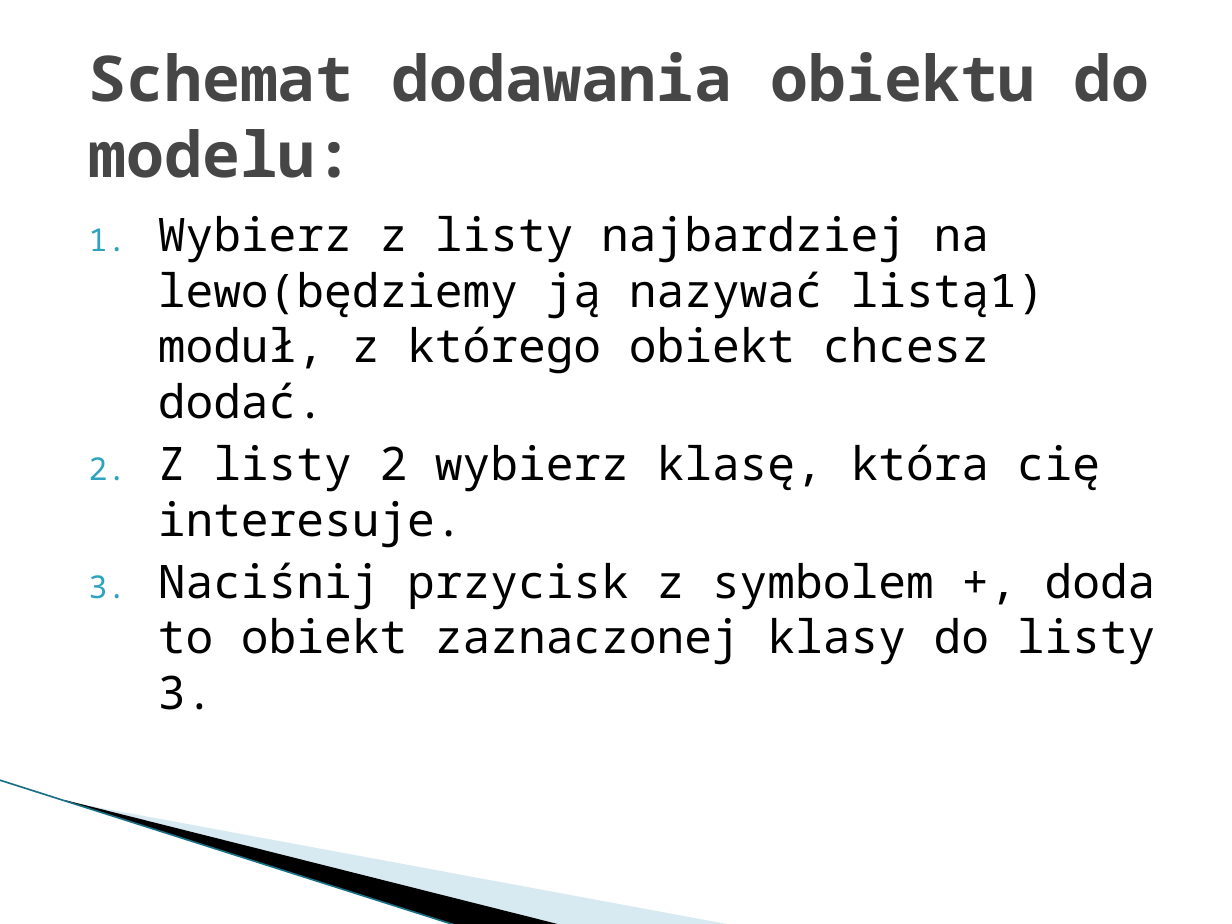
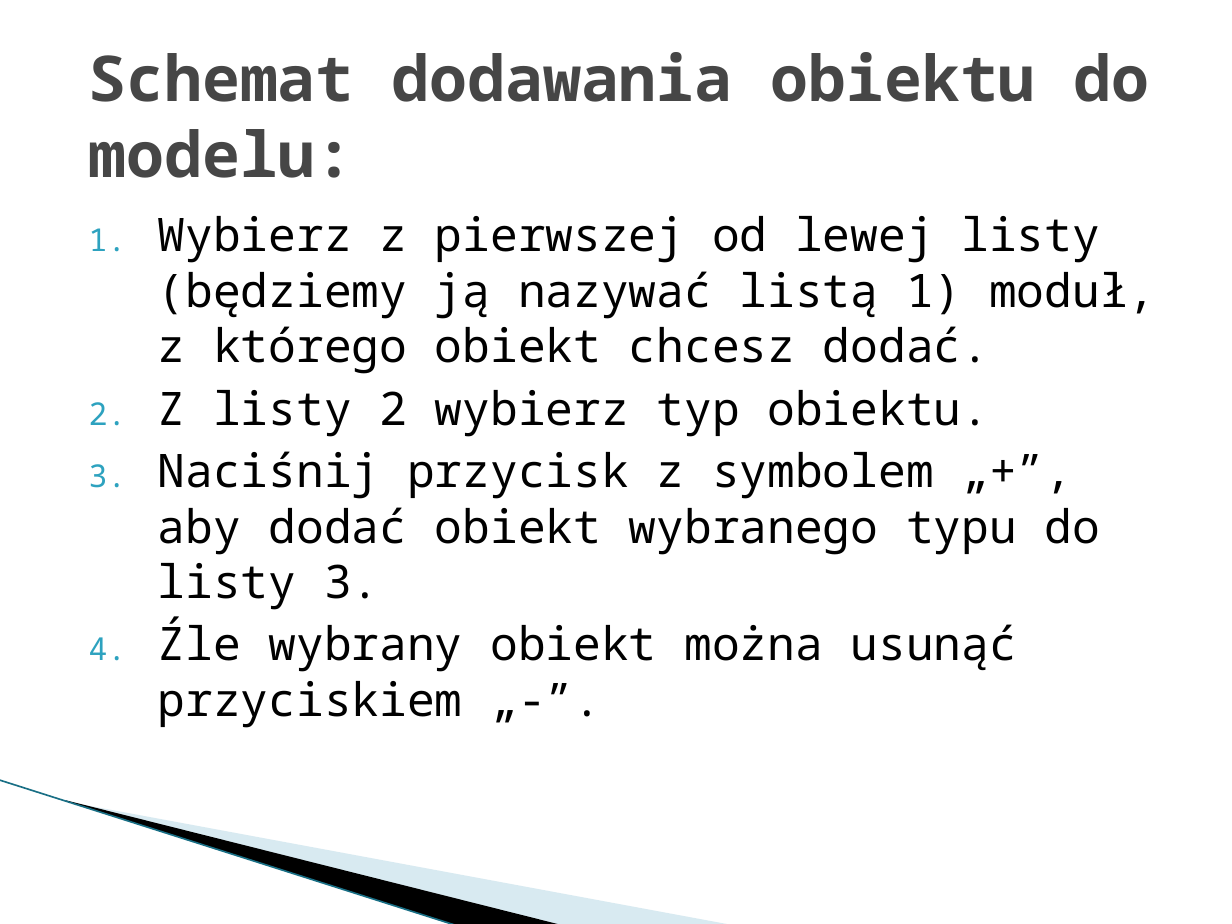
Before and after one commit to Dylek/SP_gridlab-D_GUI, a slide deck: slide 10 of prototyp.pptx (slide 5 before the commit). Drawn at 1232x924 pixels with LibreOffice and Linux fonts; fonts in the diff are those of the drawing; background and template pictures are left out. Boxes give left, top, right and bottom in pixels: in the first picture for what was removed or moved away, otherwise in the second. Text is boxed around its words. In the diff, an @@ line names an element or a change of style, - is before the commit and + after.

```diff
--- a/prototyp.pptx
+++ b/prototyp.pptx
@@ text at (x1=158, y1=216, x2=1155, y2=728): text changed @@
-1. Wybierz z listy najbardziej na lewo(będziemy ją nazywać listą1) moduł, z którego obiekt chcesz dodać.
-2. Z listy 2 wybierz klasę, która cię interesuje.
-3. Naciśnij przycisk z symbolem +, doda to obiekt zaznaczonej klasy do listy 3.
+1. Wybierz z pierwszej od lewej listy (będziemy ją nazywać listą 1) moduł, z którego obiekt chcesz dodać.
+2. Z listy 2 wybierz typ obiektu.
+3. Naciśnij przycisk z symbolem „+”, aby dodać obiekt wybranego typu do listy 3.
+4. Źle wybrany obiekt można usunąć przyciskiem „-”.
```
Also in this commit, not shown: 5 other slides changed, 13 slides added, 3 slides removed.
